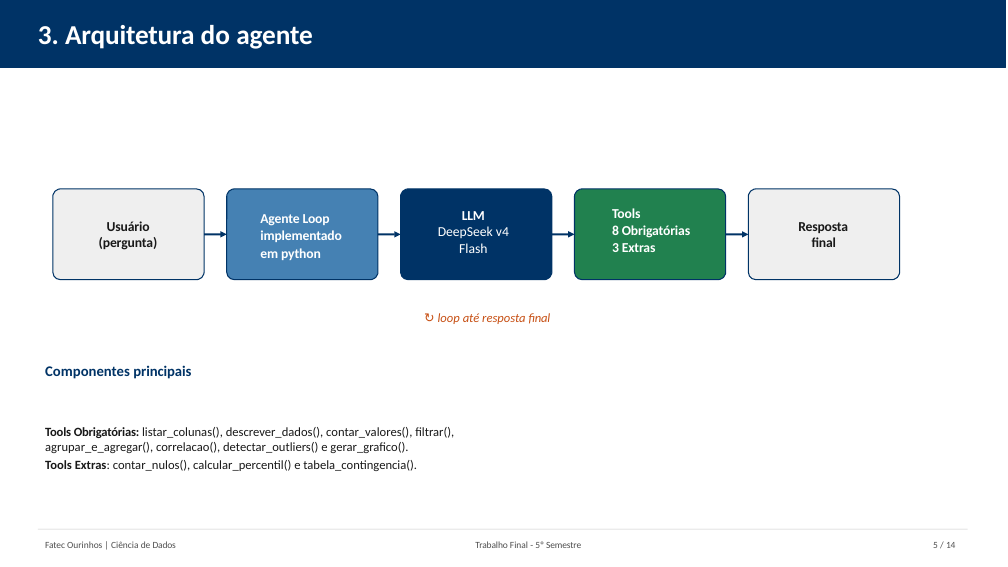
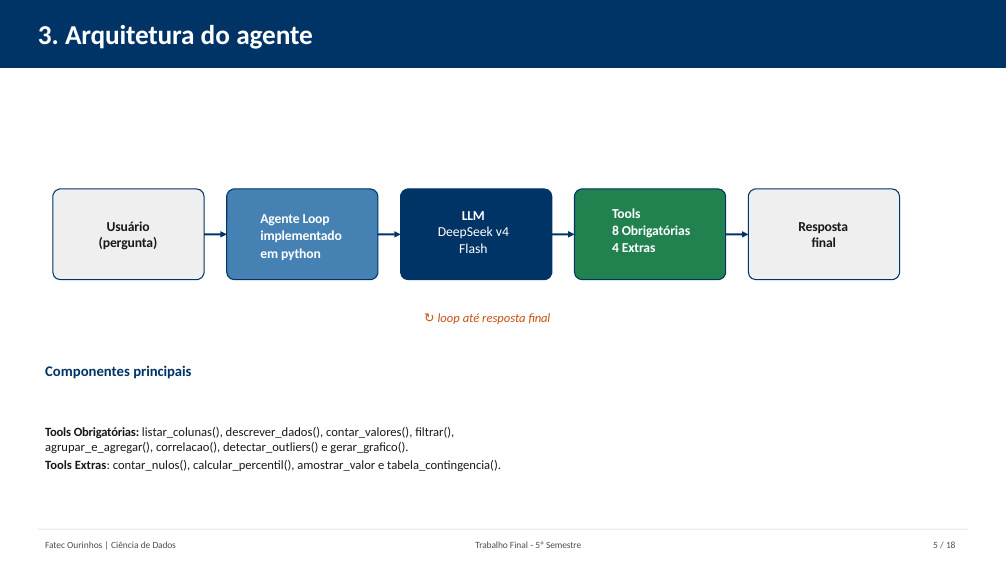
Before and after one commit to rmansano/projeto_agente_eda, a slide deck: slide 5 of docs/Apresentação.pptx. Drawn at 1008x567 pixels with LibreOffice and Linux fonts; fonts in the diff are those of the drawing. Boxes give left, top, right and bottom in pixels: in the first picture for what was removed or moved away, otherwise in the second. Text is boxed around its words. In the diff, an @@ line names an element or a change of style, - is before the commit and + after.

Commit message:
Ajustes da apresentação e melhorias das tools

```diff
--- a/docs/Apresentação.pptx
+++ b/docs/Apresentação.pptx
@@ text at (612,243,656,252): text changed @@
-3 Extras
+4 Extras
@@ text at (45,460,501,471): text changed @@
-Tools Extras: contar_nulos(), calcular_percentil() e tabela_contingencia().
+Tools Extras: contar_nulos(), calcular_percentil(), amostrar_valor e tabela_contingencia().
@@ page number at (933,541,955,548): text changed @@
-5 / 14
+5 / 18
```
Also in this commit, not shown: 4 other slides changed, 2 slides added, 9 other files.
